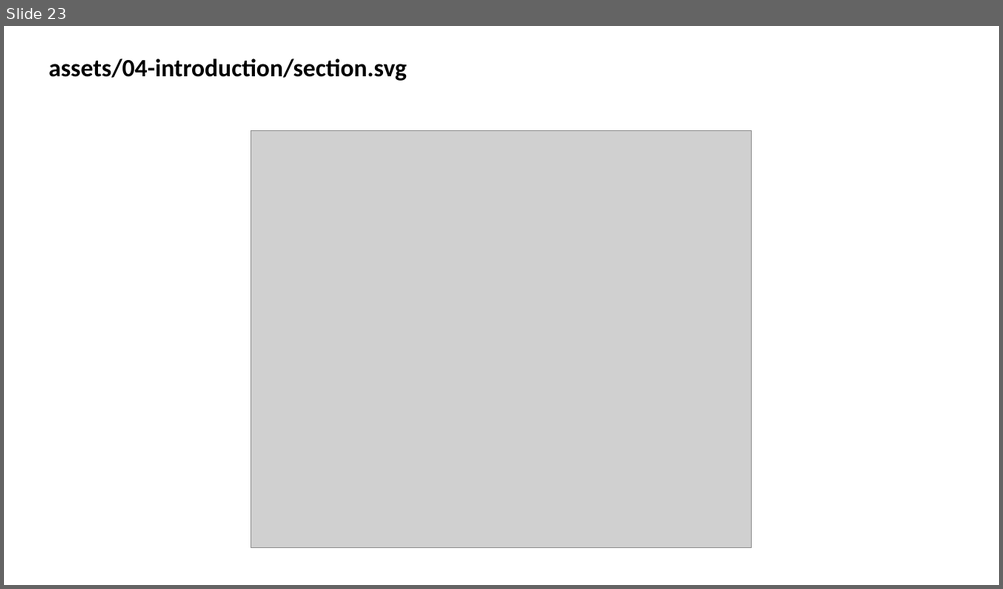
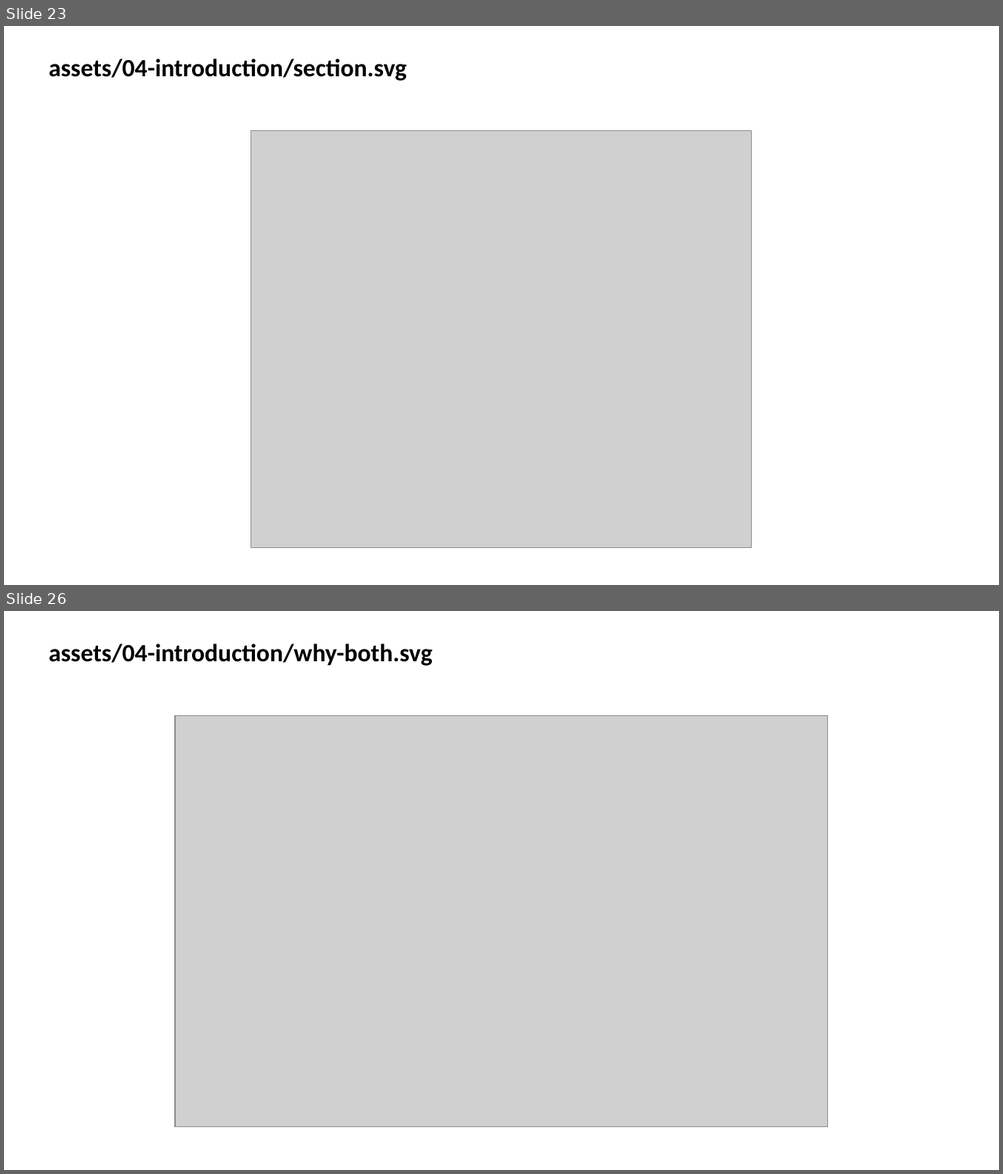
Before and after one commit to wdumontaud/slides_PUCPR, a slide deck: assets/illustrations.pptx. Shown one above the other, each under a label of ours: slide 23 before the commit, slides 23 and 26 after it; the slides between them are not shown. The pictures are 1003x589 and 1003x1174 pixels, drawn with LibreOffice and Linux fonts; fonts in the diff are those of the drawing; grey boxes stand for pictures. Boxes give left, top, right and bottom in pixels: in the first picture for what was removed or moved away, otherwise in the second. Text is boxed around its words. In the diff, an @@ line names an element or a change of style, - is before the commit and + after.

```diff
--- a/assets/illustrations.pptx
+++ b/assets/illustrations.pptx
@@ slide 26 added at [4,611,999,1170], background #FFFFFF @@
@@ text added at [48,644,432,666], 24 pt, text #000000, bold @@
+assets/04-introduction/why-both.svg
@@ picture added at [175,715,828,1128] @@
```
Also in this commit, not shown: 2 other slides added, 7 other files.
